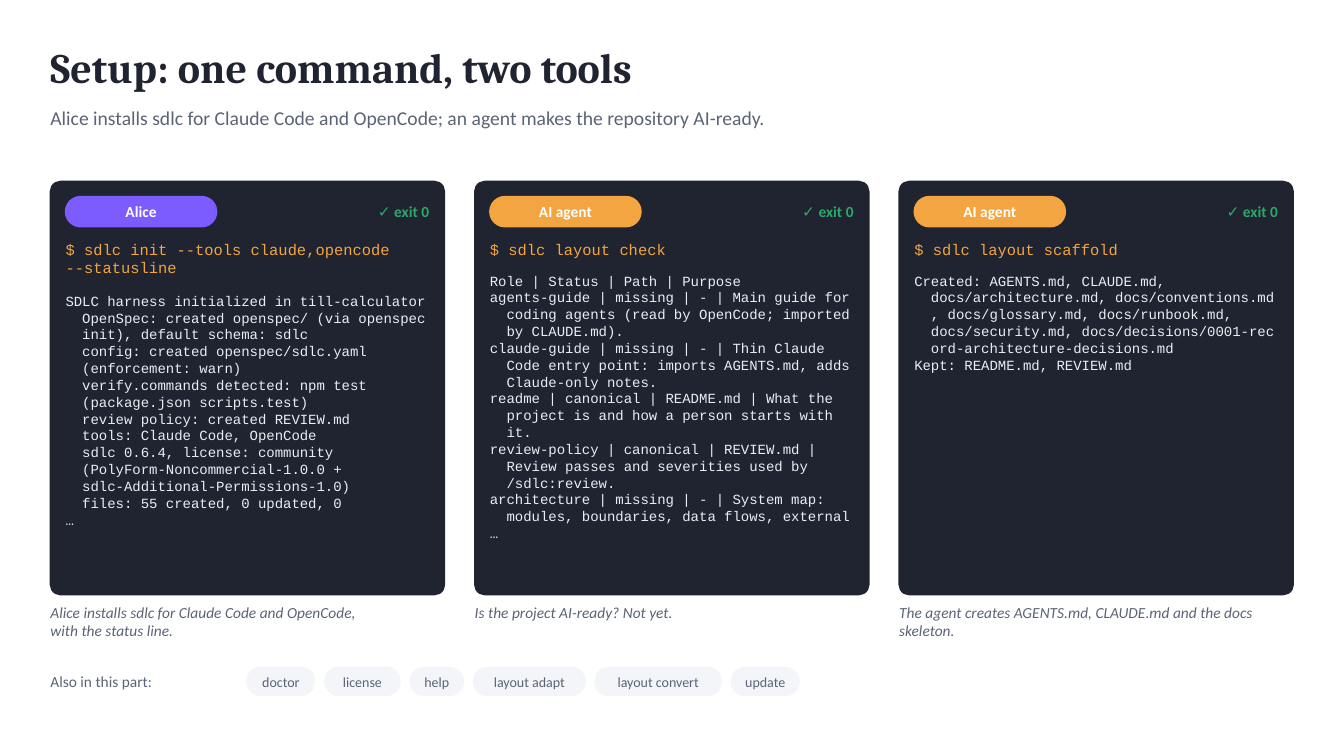
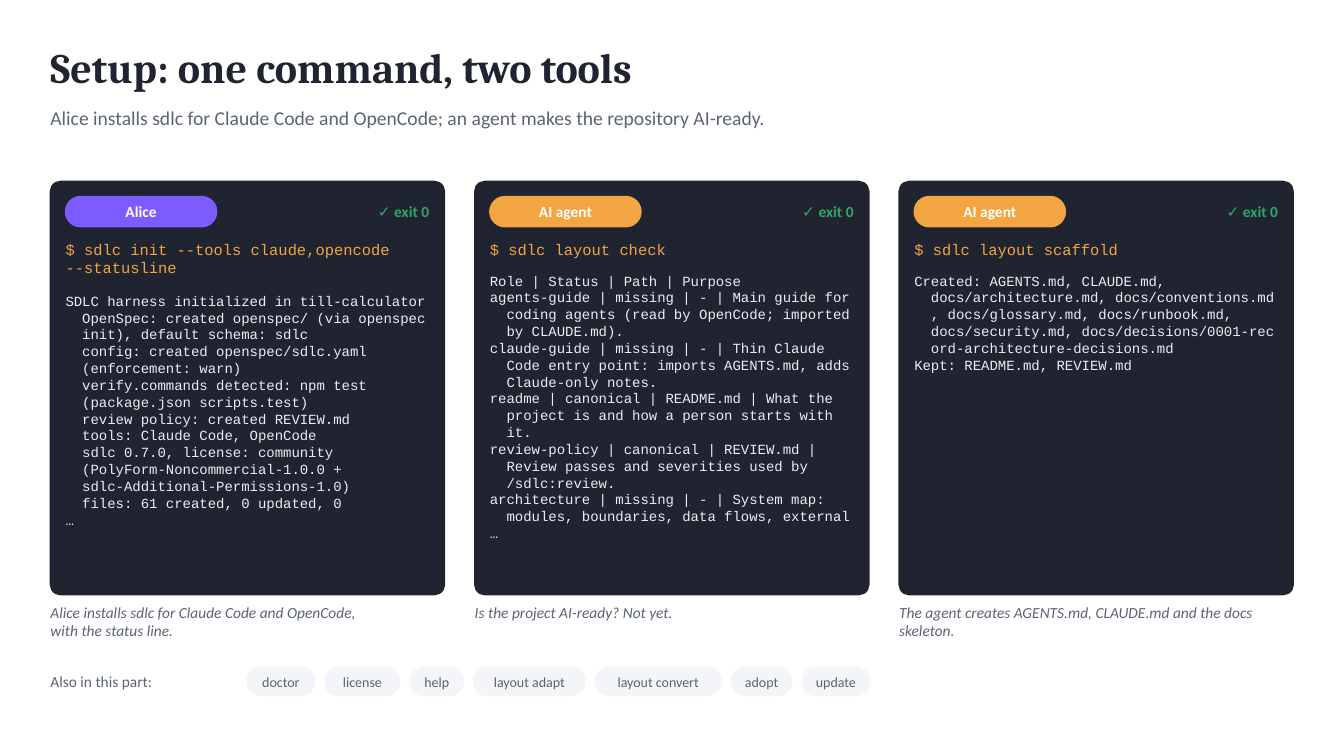
Before and after one commit to marin-ai-tech/sdlc, a slide deck: slide 4 of docs/demo/sdlc-calculator-demo.en.pptx. Drawn at 1344x756 pixels with LibreOffice and Linux fonts; fonts in the diff are those of the drawing. Boxes give left, top, right and bottom in pixels: in the first picture for what was removed or moved away, otherwise in the second. Text is boxed around its words. In the diff, an @@ line names an element or a change of style, - is before the commit and + after.

Commit message:
feat: backlog and adopt workflows, sdlc adopt, backlog edit, a stricter hook (0.7.0)
- /sdlc:backlog (/sdlc-backlog) works with the backlog from the agent: lists
  it, decomposes an epic or idea into items the person confirms, brings an
  item to ready and starts it; reordering and dropping stay the person's.
- sdlc backlog edit changes an item's title, outcome, criteria,
  dependencies, kind or risk, never its place or status.
- sdlc adopt analyses an existing project (stack, CI, CODEOWNERS, git
  authors) and drafts verify commands, protected paths and roles.yaml with a
  holder for every role a gate needs; sdlc adopt --apply writes them and only
  a person may run it.
- /sdlc:adopt (/sdlc-adopt) prepares an existing project for agents: layout,
  documents filled from the code with file references, the settings draft.
  sdlc init suggests it.
- Agents change openspec/backlog.md only through the CLI.
- The hook catches state-file writes through git checkout/restore,
  PowerShell cmdlets, backslash and ./ spellings, ln, patch renames and
  another letter case; human-only commands are recognized after global
  options, through sdlc.cmd and across line continuations; protected and test
  paths match regardless of case.

```diff
--- a/docs/demo/sdlc-calculator-demo.en.pptx
+++ b/docs/demo/sdlc-calculator-demo.en.pptx
@@ text at [82,447,333,460]: text changed @@
-sdlc 0.6.4, license: community
+sdlc 0.7.0, license: community
@@ text at [82,498,341,511]: text changed @@
-files: 55 created, 0 updated, 0
+files: 61 created, 0 updated, 0
@@ rounded rectangle: place and size @@
-rounded rectangle at [732,667,800,696]
+rounded rectangle at [732,667,792,696]
@@ text added at [745,677,778,689], 10 pt, text #5B6475 @@
+adopt
@@ text "update": place and size @@
-text "update" at [745,677,785,689]
+text "update" at [816,677,856,689]
@@ rounded rectangle added at [803,667,870,696], fill #F3F5F8, outline #F3F5F8 1 pt @@
```
Also in this commit, not shown: 7 other slides changed, 53 other files.
